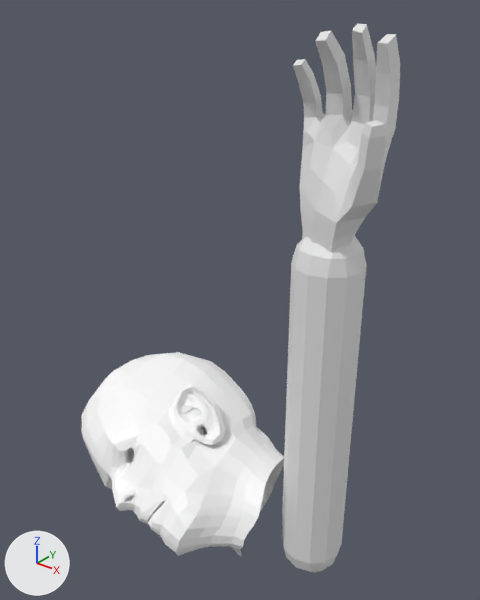
A saved change to the glTF model assets/arm.glb.
One viewpoint serves both versions: a 50 mm lens placed at (0.423, -0.719, 0.895), pointed at (-0.154, 0.002, 0.448). The lights are fixed; the arrows at lower left show +X, +Y and +Z. Where no turn or scale is listed for an object, it has been applied to the vertices.

Before the edit, the objects in view are built like this:
```python
me_cube = bpy.data.meshes.new('Cube')
me_cube.from_pydata(...)  # 144 vertices, 284 faces; spans x -0.05..0.05, y -0.05..0.05, z 0.0..0.6
me_cube.materials.append(mat_material)  # white #e7e7e7
me_plane_012 = bpy.data.meshes.new('Plane.012')
me_plane_012.from_pydata(...)  # 1003 vertices, 1952 faces; spans x -0.374..0.024, y -0.204..0.134, z -0.08..0.198
me_plane_012.materials.append(mat_defaultmaterial)
me_plane_034 = bpy.data.meshes.new('Plane.034')
me_plane_034.from_pydata(...)  # 150 vertices, 292 faces; spans x -0.051..0.096, y -0.056..0.05, z 0.0..0.301
ob_arm = bpy.data.objects.new('arm', me_cube)
ob_arm.location = (0.0, 0.0, 0.0)
ob_hand = bpy.data.objects.new('Hand', me_plane_034)
ob_hand.location = (-0.009, -0.005, 0.548)
ob_head = bpy.data.objects.new('Head', me_plane_012)
ob_head.location = (-0.076, 0.0, 0.077)
```
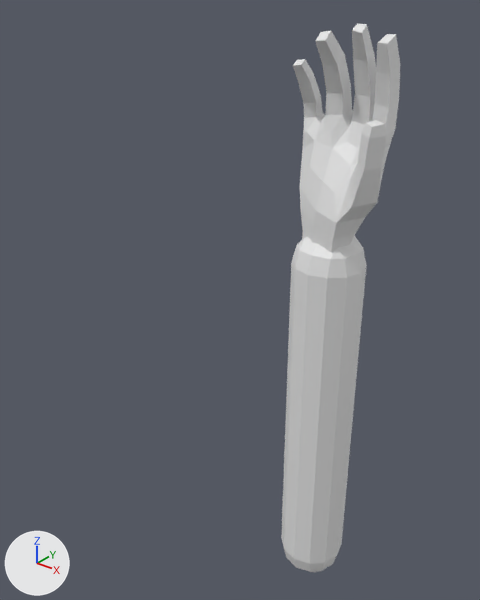
Changed parts and their boxes (x1, y1, x2, y2) in the pictures (480 x 600 px):
'Head', deleted
    before: (81, 352, 284, 557)

What the commit changed:
Object 'Head' (ob_head) is deleted.
